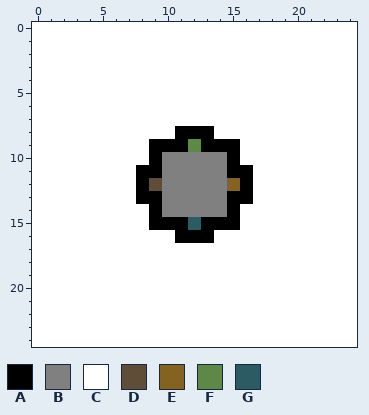
One commit to this pixel-art sprite: Assets/GameData/Sublevels_Lvl1/Map_SubLvls1/Lvl1NPC1.png. That is the earlier state.
The file is 25x25 pixels.
Palette (. is transparent): A #000000  B #808080  C #ffffff  D #604d37  E #846321  F #5e8845  G #2c5b63
Pixels before, first column x 0:
 0 CCCCCCCCCCCCCCCCCCCCCCCCC
 1 CCCCCCCCCCCCCCCCCCCCCCCCC
 2 CCCCCCCCCCCCCCCCCCCCCCCCC
 3 CCCCCCCCCCCCCCCCCCCCCCCCC
 4 CCCCCCCCCCCCCCCCCCCCCCCCC
 5 CCCCCCCCCCCCCCCCCCCCCCCCC
 6 CCCCCCCCCCCCCCCCCCCCCCCCC
 7 CCCCCCCCCCCCCCCCCCCCCCCCC
 8 CCCCCCCCCCCAAACCCCCCCCCCC
 9 CCCCCCCCCAAAFAAACCCCCCCCC
10 CCCCCCCCCABBBBBACCCCCCCCC
11 CCCCCCCCAABBBBBAACCCCCCCC
12 CCCCCCCCADBBBBBEACCCCCCCC
13 CCCCCCCCAABBBBBAACCCCCCCC
14 CCCCCCCCCABBBBBACCCCCCCCC
15 CCCCCCCCCAAAGAAACCCCCCCCC
16 CCCCCCCCCCCAAACCCCCCCCCCC
17 CCCCCCCCCCCCCCCCCCCCCCCCC
18 CCCCCCCCCCCCCCCCCCCCCCCCC
19 CCCCCCCCCCCCCCCCCCCCCCCCC
20 CCCCCCCCCCCCCCCCCCCCCCCCC
21 CCCCCCCCCCCCCCCCCCCCCCCCC
22 CCCCCCCCCCCCCCCCCCCCCCCCC
23 CCCCCCCCCCCCCCCCCCCCCCCCC
24 CCCCCCCCCCCCCCCCCCCCCCCCC
The same view after the edit:
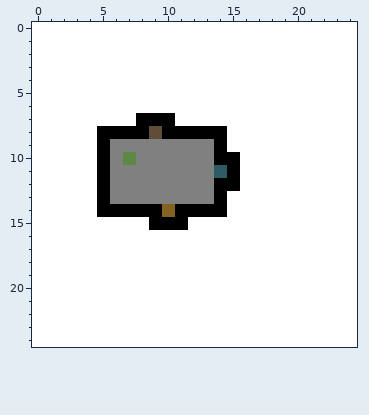
Diff:
Colour B gives way to colour A in row 10 at x 14; in rows 12 to 13 at x 14; in row 14 at x 11 to 14.
Colour C gives way to colour A in row 7 at x 8 to 10; in row 8 at x 5 to 8, 10 and 14; in rows 9 to 13 at x 5; in row 14 at x 5 to 8.
Colour E gives way to colour A in row 12 at x 15.
Colour A gives way to colour B in row 9 at x 9 to 11 and 13; in row 10 at x 9; in row 11 at x 8 to 9; in row 12 at x 8; in row 13 at x 8 to 9.
Colour C gives way to colour B in row 9 at x 6 to 8; in row 10 at x 6 and 8; in rows 11 to 13 at x 6 to 7.
Colour D gives way to colour B in row 12 at x 9.
Colour F gives way to colour B in row 9 at x 12.
Colour A gives way to colour C in row 9 at x 15; in rows 11 to 12 at x 16; in row 13 at x 15 to 16; in row 14 at x 15; in row 15 at x 13 to 15; in row 16 at x 11 to 13.
Colour G gives way to colour C in row 15 at x 12.
Colour C gives way to colour D in row 8 at x 9.
Colour B gives way to colour E in row 14 at x 10.
Colour C gives way to colour F in row 10 at x 7.
Colour B gives way to colour G in row 11 at x 14.
